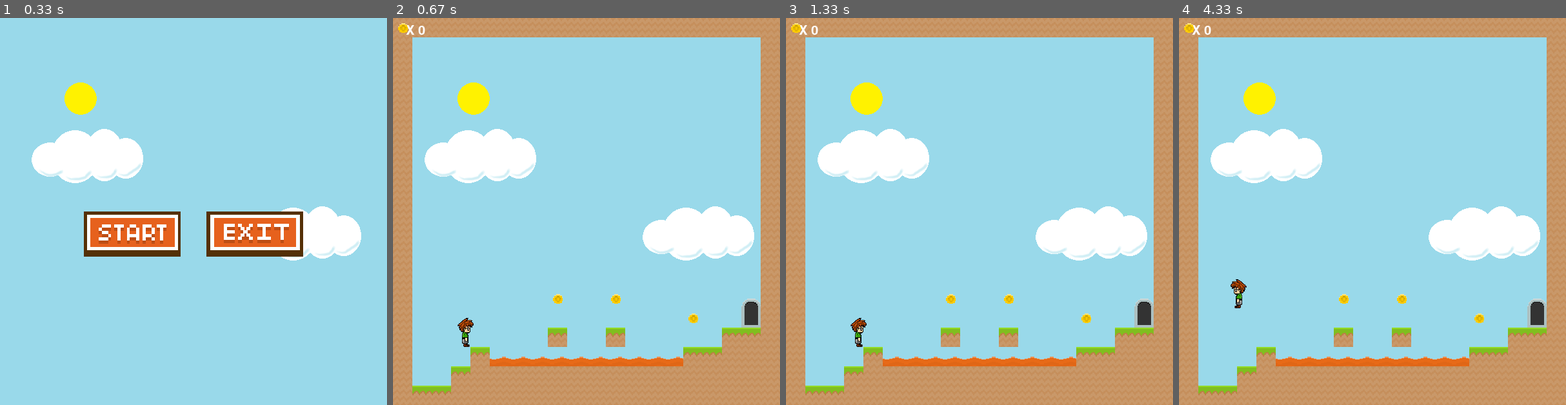
Above: before the commit, frames 1-4 (left to right).
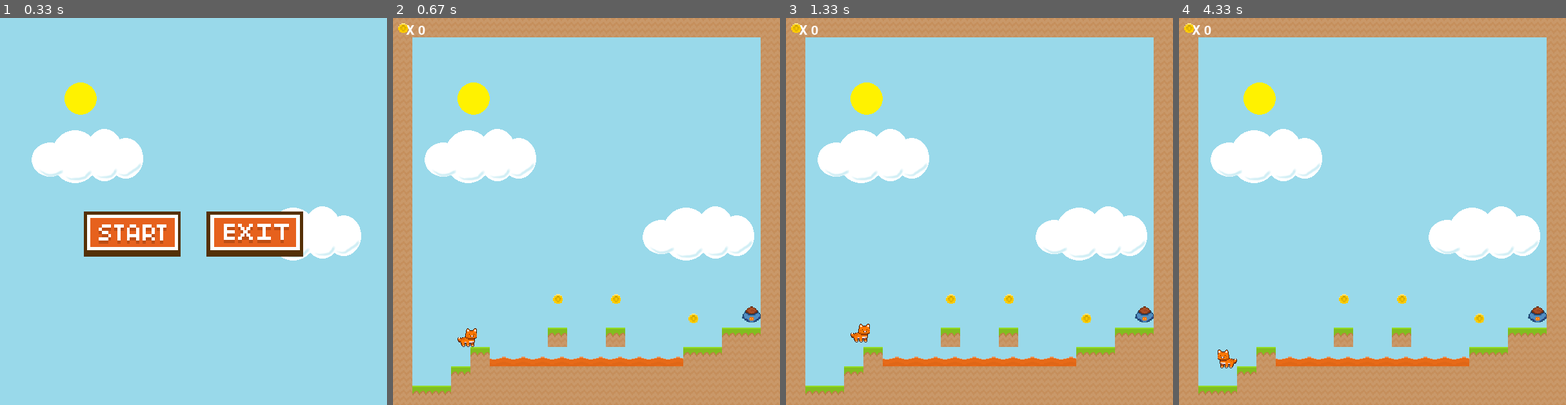
Above: after the commit, the same moments.

Repository: Veyouu/Platformer-Py-1
Game: pygame game, started from PyGame Test.py
Same seed, same stepped clock (60 frames per second), same inputs: the game is played once before the commit and once after it.
Inputs (mouse positions are in pixels of both pictures, inside the frame that each line leads up to):
- Up to frame 1 (0.33 s): no input
- Up to frame 2 (0.67 s): click (571, 226) at 0.38 s
- Up to frame 3 (1.33 s): hold Right 0.67-1.13 s; move the mouse to (979, 234) at 0.7 s; click (987, 288) at 1.22 s
- Up to frame 4 (4.33 s): hold Right 1.5-1.97 s; move the mouse to (1252, 153) at 1.53 s; tap Space at 1.57, 1.87, 2.07, 2.37, 2.63, 2.93, 3.07, 3.37, 3.73, 4.03, 4.23 s; hold Left 2-2.53 s; hold Left 2.57-2.97 s; hold Right 3-3.63 s; hold Left 3.67-4.13 s; hold Right from 4.17 s (still down)

Frame 1 is identical in both runs. In frame 2, 0.6% of the frame differs, in the area x 16-95%, y 72-85%; in frame 3, 0.6%; in frame 4, 0.7%, in the area x 10-95%, y 67-91%.

Commit message:
Changes in sprites

Diff:
--- a/PyGame Test.py
+++ b/PyGame Test.py
@@ -15,7 +15,7 @@
 screen_height = 600
 
 screen = pygame.display.set_mode((screen_width, screen_height))
-pygame.display.set_caption('Platformer')
+pygame.display.set_caption('Hungry Cat')
 
 #define font
 font = pygame.font.SysFont('Bauhaus 93', 70)
@@ -227,7 +227,7 @@
         self.counter = 0
         for num in range(1, 5):
             img_right = pygame.image.load(f'guy{num}.png')
-            img_right = pygame.transform.scale(img_right, (25, 45))
+            img_right = pygame.transform.scale(img_right, (30, 30))
             img_left = pygame.transform.flip(img_right, True, False)
             self.images_right.append(img_right)
             self.images_left.append(img_left)
@@ -299,7 +299,7 @@
     def __init__(self, x, y):
         pygame.sprite.Sprite.__init__(self)
         img = pygame.image.load('blob.png').convert_alpha()
-        img = pygame.transform.scale(img, (35, 25))  # Resize the blob here
+        img = pygame.transform.scale(img, (35, 35))  # Resize the blob here
         self.image = img
         self.rect = self.image.get_rect()
         self.rect.x = x
Binary file changed: blob.png
Binary file changed: exit.png
Binary file changed: guy1.png
Binary file changed: guy2.png
Binary file changed: guy3.png
Binary file changed: guy4.png
Binary file added: sdasd.png
